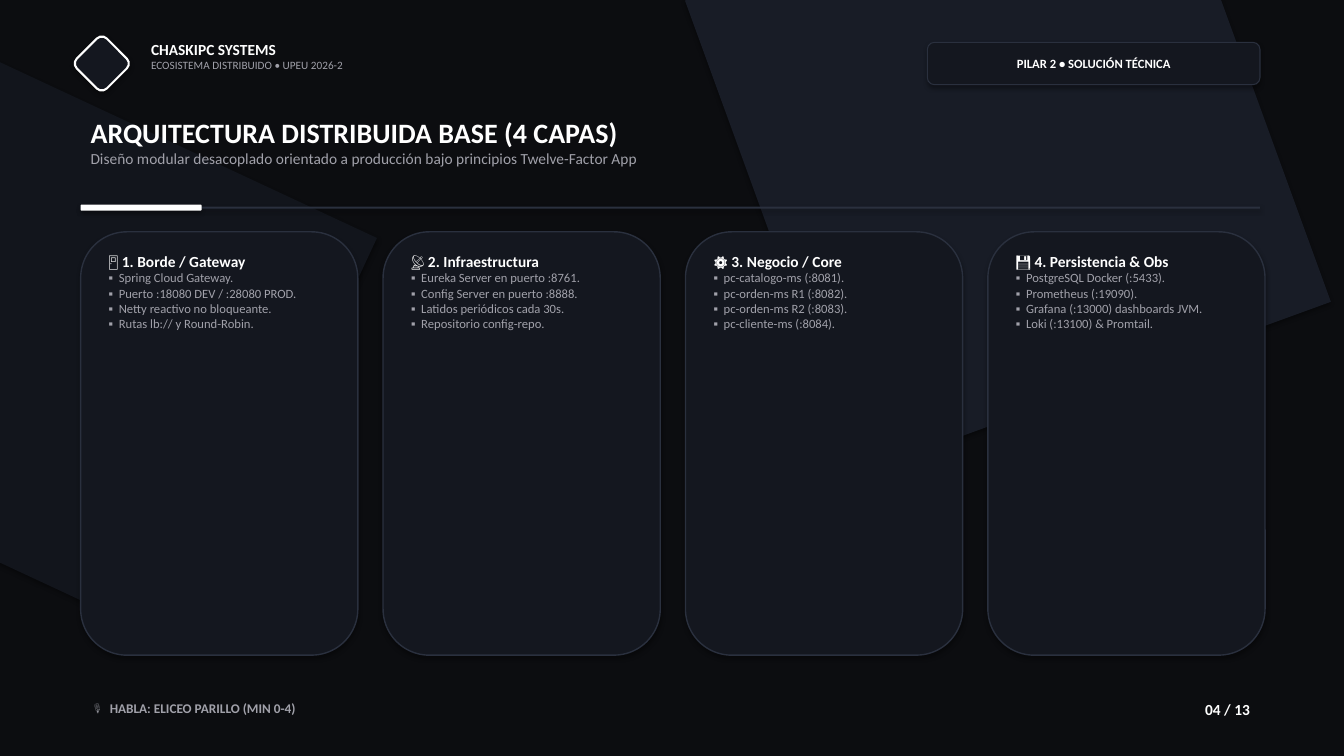
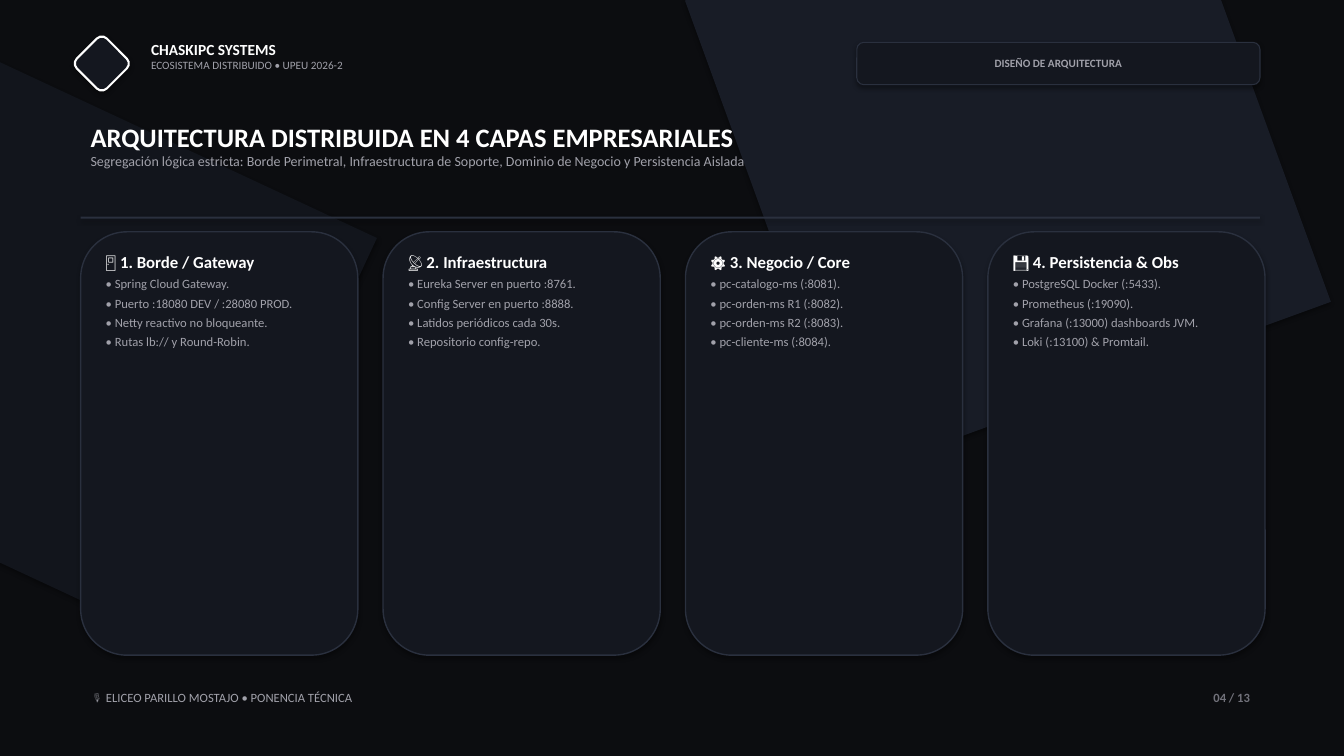
Before and after one commit to jaisesasaki24-cloud/ChaskiByte-Systems, a slide deck: slide 4 of presentacion.pptx. Drawn at 1344x756 pixels with LibreOffice and Linux fonts; fonts in the diff are those of the drawing. Boxes give left, top, right and bottom in pixels: in the first picture for what was removed or moved away, otherwise in the second. Text is boxed around its words. In the diff, an @@ line names an element or a change of style, - is before the commit and + after.

```diff
--- a/presentacion.pptx
+++ b/presentacion.pptx
@@ rounded rectangle added at [857, 42, 1260, 85], fill #14171F, outline #2A303E 0.75 pt, 8 pt, text #A1A1AA, bold @@
+DISEÑO DE ARQUITECTURA
@@ rounded rectangle removed at [928, 42, 1260, 85] @@
-PILAR 2 • SOLUCIÓN TÉCNICA
@@ text at [91, 129, 745, 169]: text changed; size 11 to 10 pt @@
-ARQUITECTURA DISTRIBUIDA BASE (4 CAPAS)
-Diseño modular desacoplado orientado a producción bajo principios Twelve-Factor App
+ARQUITECTURA DISTRIBUIDA EN 4 CAPAS EMPRESARIALES
+Segregación lógica estricta: Borde Perimetral, Infraestructura de Soporte, Dominio de Negocio y Persistencia Aislada
@@ rounded rectangle removed at [81, 205, 202, 211] @@
@@ rectangle: place and size @@
-rectangle at [81, 207, 1260, 209]
+rectangle at [81, 217, 1260, 219]
@@ text at [120, 256, 254, 271]: size 11 to 12 pt in "🚪 1. Borde / Gateway" @@
@@ text at [426, 256, 547, 268]: size 11 to 12 pt in "📡 2. Infraestructura" @@
@@ text at [730, 256, 850, 271]: size 11 to 12 pt in "⚙️ 3. Negocio / Core" @@
@@ text at [1033, 256, 1179, 268]: size 11 to 12 pt in "💾 4. Persistencia & Obs" @@
@@ text at [115, 279, 292, 348]: text changed @@
-▪ Spring Cloud Gateway.
-▪ Puerto :18080 DEV / :28080 PROD.
-▪ Netty reactivo no bloqueante.
-▪ Rutas lb:// y Round-Robin.
+• Spring Cloud Gateway.
+• Puerto :18080 DEV / :28080 PROD.
+• Netty reactivo no bloqueante.
+• Rutas lb:// y Round-Robin.
@@ text at [417, 279, 576, 348]: text changed @@
-▪ Eureka Server en puerto :8761.
-▪ Config Server en puerto :8888.
-▪ Latidos periódicos cada 30s.
-▪ Repositorio config-repo.
+• Eureka Server en puerto :8761.
+• Config Server en puerto :8888.
+• Latidos periódicos cada 30s.
+• Repositorio config-repo.
@@ text at [720, 279, 844, 348]: text changed @@
-▪ pc-catalogo-ms (:8081).
-▪ pc-orden-ms R1 (:8082).
-▪ pc-orden-ms R2 (:8083).
-▪ pc-cliente-ms (:8084).
+• pc-catalogo-ms (:8081).
+• pc-orden-ms R1 (:8082).
+• pc-orden-ms R2 (:8083).
+• pc-cliente-ms (:8084).
@@ text at [1022, 279, 1198, 348]: text changed @@
-▪ PostgreSQL Docker (:5433).
-▪ Prometheus (:19090).
-▪ Grafana (:13000) dashboards JVM.
-▪ Loki (:13100) & Promtail.
+• PostgreSQL Docker (:5433).
+• Prometheus (:19090).
+• Grafana (:13000) dashboards JVM.
+• Loki (:13100) & Promtail.
@@ text "04 / 13": place and size @@
-text "04 / 13" at [1205, 705, 1250, 715]
+text "04 / 13" at [1213, 694, 1250, 702]
@@ text "04 / 13" at [1213, 694, 1250, 702]: size 11 to 9 pt, text colour #FFFFFF to #71717A @@
@@ text at [106, 692, 352, 702]: text changed; size 9.5 to 9 pt; bold off @@
-🎙️ HABLA: ELICEO PARILLO (MIN 0-4)
+🎙️ ELICEO PARILLO MOSTAJO • PONENCIA TÉCNICA
```
Also in this commit, not shown: 12 other slides changed, 2 other files.
